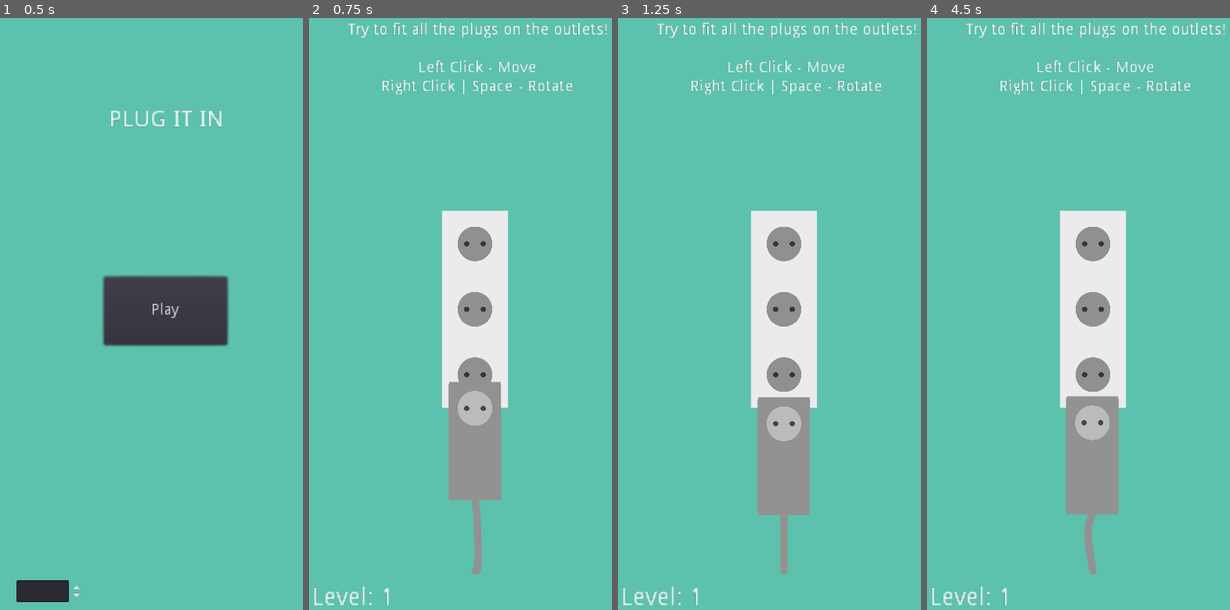
Above: before the commit, frames 1-4 (left to right).
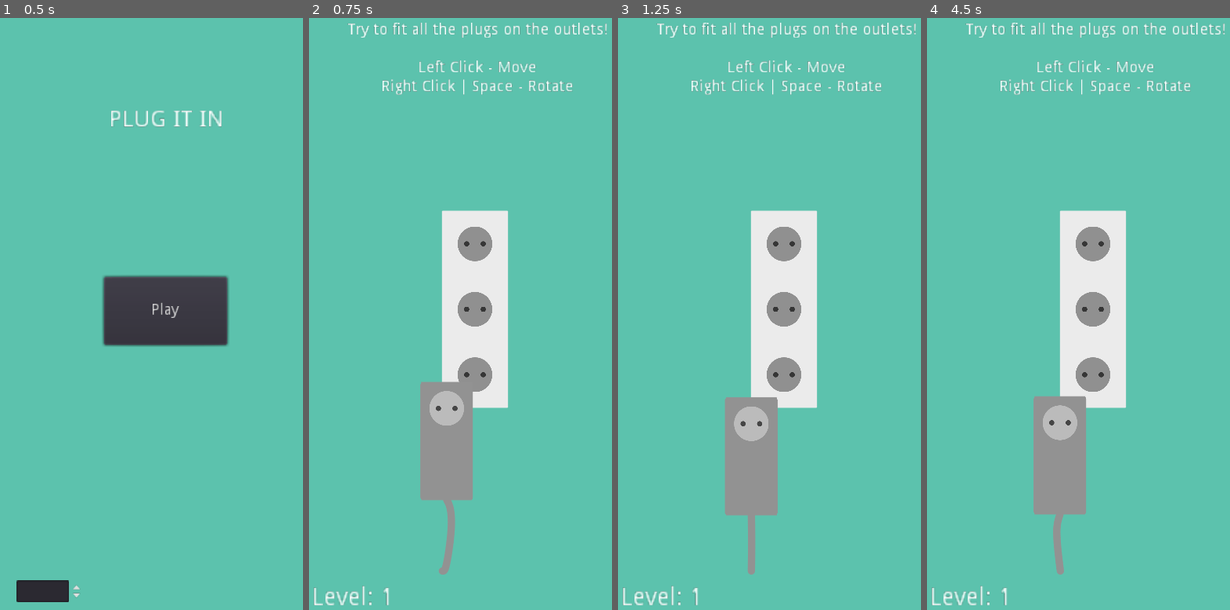
Above: after the commit, the same moments.

Repository: unSAME-Studio/ProjectOutlet
Game: Godot game, scene res://scenes/Menu.tscn
Same seed, same stepped clock (60 frames per second), same inputs: the game is played once before the commit and once after it.
Inputs (mouse positions are in pixels of both pictures, inside the frame that each line leads up to):
- Up to frame 1 (0.5 s): no input
- Up to frame 2 (0.75 s): click "Play" at 0.5 s
- Up to frame 3 (1.25 s): no input
- Up to frame 4 (4.5 s): drag from (1093, 456) to (1126, 171) at 1.27 s; drag from (1023, 343) to (1096, 438) at 2.02 s; tap Enter at 2.75 s; move the mouse to (1126, 171) at 2.77 s; right-click (1126, 171) at 2.85 s; click (1126, 171) at 2.92 s; tap Space at 3.5 s; drag from (1075, 432) to (987, 213) at 3.52 s; move the mouse to (1199, 402) at 4.27 s; press the mouse at (1199, 402) at 4.28 s

Frame 1 is identical in both runs. In frame 2, 4.6% of the frame differs, in the area x 36-64%, y 61-95%; in frame 3, 5.1%; in frame 4, 5.1%, in the area x 35-64%, y 63-95%.

Commit message:
Added a icon

Diff:
--- a/objects/OutletGrid.gd
+++ b/objects/OutletGrid.gd
@@ -35,9 +35,10 @@
 				o.set_position(Vector2(c - (float(grid[r].size()) / 2.0), r - (float(grid.size()) / 2.0)) * GRID_SIZE + Vector2(GRID_SIZE / 2, GRID_SIZE / 2))
 
 	# spawn all the plugs
-	for i in range(Global.current_level_data["plugs"].size()):
+	var plugs_count = Global.current_level_data["plugs"].size()
+	for i in range(plugs_count):
 		var p = plug.instance()
 		p.size = Global.current_level_data["plugs"][i][0]
 		p.head_position = Global.current_level_data["plugs"][i][1]
-		p.original_point = Vector2(i * 200, 350)
+		p.original_point = Vector2((i - float(plugs_count) / 2.0) * 200, 350)
 		get_parent().call_deferred("add_child", p)
--- a/objects/Plug.gd
+++ b/objects/Plug.gd
@@ -5,6 +5,7 @@
 var selected = false
 var original_point
 var rest_point
+var closest_point = null
 
 const GRID_SIZE = 200
 const MARGIN = 20
@@ -63,7 +64,7 @@
 	cable = string.instance()
 	cable.plug = $"End"
 	get_parent().call_deferred("add_child", cable)
-	cable.set_global_position(Vector2(original_point.x, get_viewport().size.y))
+	cable.set_global_position(Vector2(original_point.x, OS.get_real_window_size().y))
 
 
 # on drag
@@ -78,12 +79,28 @@
 
 func _process(delta):
 	if selected:
-		set_global_position(lerp(get_global_position(), get_global_mouse_position(), 25 * delta))
+		# continueous detection
+		closest_point = null
+		var shortest_dist = 100
+
+		# detect outlet
+		for child in get_tree().get_nodes_in_group("outlet"):
+			var distance = get_global_mouse_position().distance_to(child.get_global_position())
+			if distance < shortest_dist:
+				closest_point = child
+				shortest_dist = distance
+
+		if closest_point:
+			set_global_position(lerp(get_global_position(), closest_point.get_global_position(), 25 * delta))
+		else:
+			set_global_position(lerp(get_global_position(), get_global_mouse_position(), 25 * delta))
+
 	else:
 		if rest_point:
 			set_global_position(lerp(get_global_position(), rest_point.get_global_position(), 10 * delta))
 		else:
 			set_global_position(lerp(get_global_position(), original_point, 10 * delta))
+
 
 
 # on drop
@@ -94,15 +111,6 @@
 				selected = false
 
 				set_modulate(Color(1,1,1,1))
-
-				# detect outlet
-				var shortest_dist = 75
-				var closest_point = null
-				for child in get_tree().get_nodes_in_group("outlet"):
-					var distance = global_position.distance_to(child.get_global_position())
-					if distance < shortest_dist:
-						closest_point = child
-						shortest_dist = distance
 
 				if rest_point:
 					rest_point.deselect()
@@ -161,10 +169,6 @@
 
 	print("!! current direction %d" % [direction])
 
-	# do the magic number flipping thingy
-	#if not direction % 2 == 0:
-	#	size.y *= -1
-
 	# move head position
 	# MAGIC
 	head_position = Vector2(size.y - 1 - head_position.y, head_position.x)
--- a/project.godot
+++ b/project.godot
@@ -11,7 +11,7 @@
 [application]
 
 config/name="ProjectOutlet"
-config/description="CMPM 120 Project"
+config/description="(c) 2022 unSAME Studio"
 run/main_scene="res://scenes/Menu.tscn"
 config/icon="res://icon.png"
 
Binary file changed: docs/index.apple-touch-icon.png
Binary file changed: docs/index.icon.png
Binary file changed: icon.png
Not shown, changed: docs/index.html
Not shown, changed: docs/index.pck
